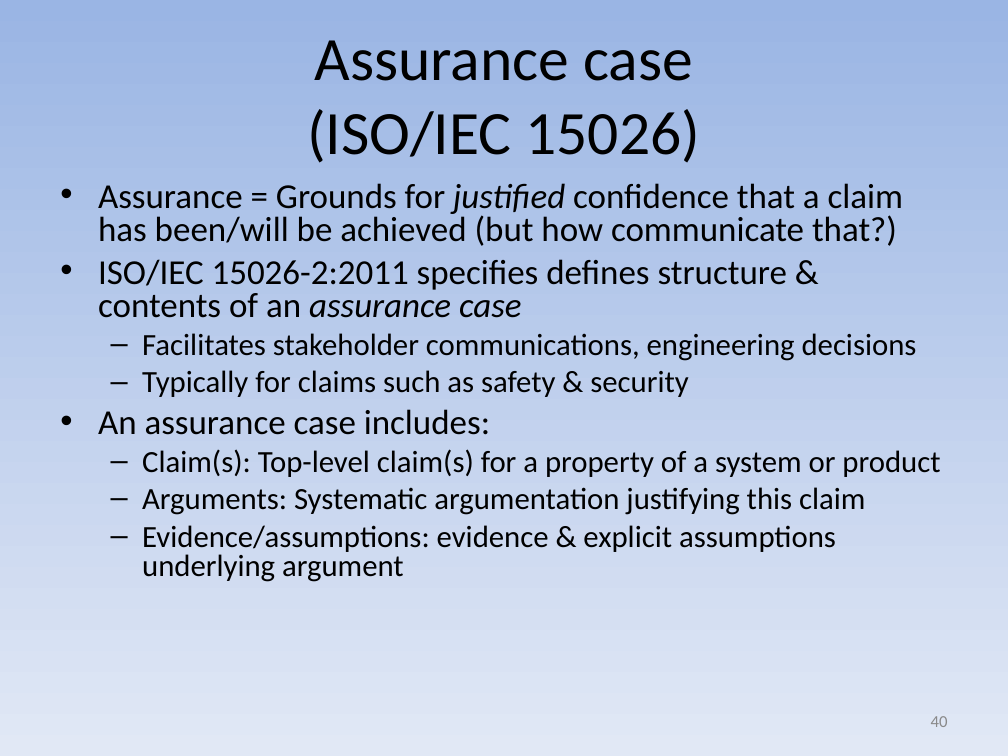
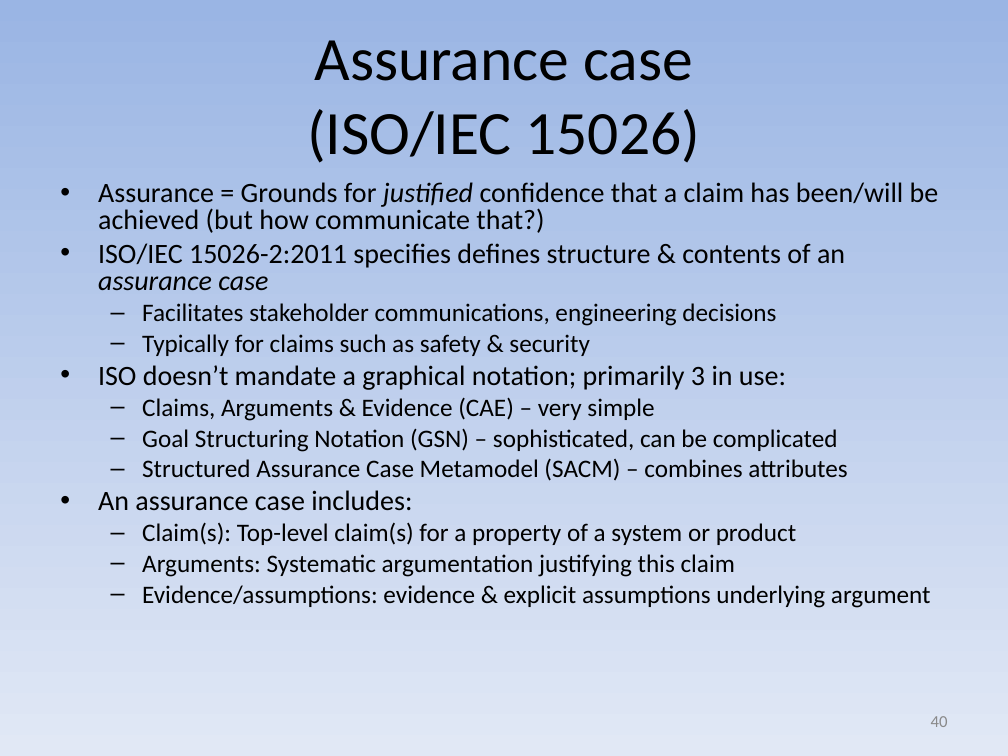
Before and after one commit to david-a-wheeler/david-a-wheeler.github.io, a slide deck: slide 40 of secure-class/presentations/Secure-Software-1-Introduction.ppt. Drawn at 1008x756 pixels with LibreOffice and Linux fonts; fonts in the diff are those of the drawing. Boxes give left, top, right and bottom in pixels: in the first picture for what was removed or moved away, otherwise in the second. Text is boxed around its words. In the diff, an @@ line names an element or a change of style, - is before the commit and + after.

Commit message:
Tweak slide deck 1

```diff
--- a/secure-class/presentations/Secure-Software-1-Introduction.ppt
+++ b/secure-class/presentations/Secure-Software-1-Introduction.ppt
@@ text at (98,182,939,608): size 25 to 20 pt in "Assurance = Grounds for justified confidence that ...", "ISO/IEC 15026-2:2011 specifies defines structure & contents ...", "An assurance case includes:"; size 22 to 18 pt in "Facilitates stakeholder communications, engineering decision ...", "Typically for claims such as safety & ...", "Claim(s): Top-level claim(s) for a property of ...", "Arguments: Systematic argumentation justifying this claim" and 1 more places; less space between paragraphs @@
@@ text at (98,365,847,481): paragraphs added @@
+• ISO doesn’t mandate a graphical notation; primarily 3 in use:
+  – Claims, Arguments & Evidence (CAE) – very simple
+  – Goal Structuring Notation (GSN) – sophisticated, can be complicated
+  – Structured Assurance Case Metamodel (SACM) – combines attributes
```
Also in this commit, not shown: 3 other slides changed, 1 slide added.
